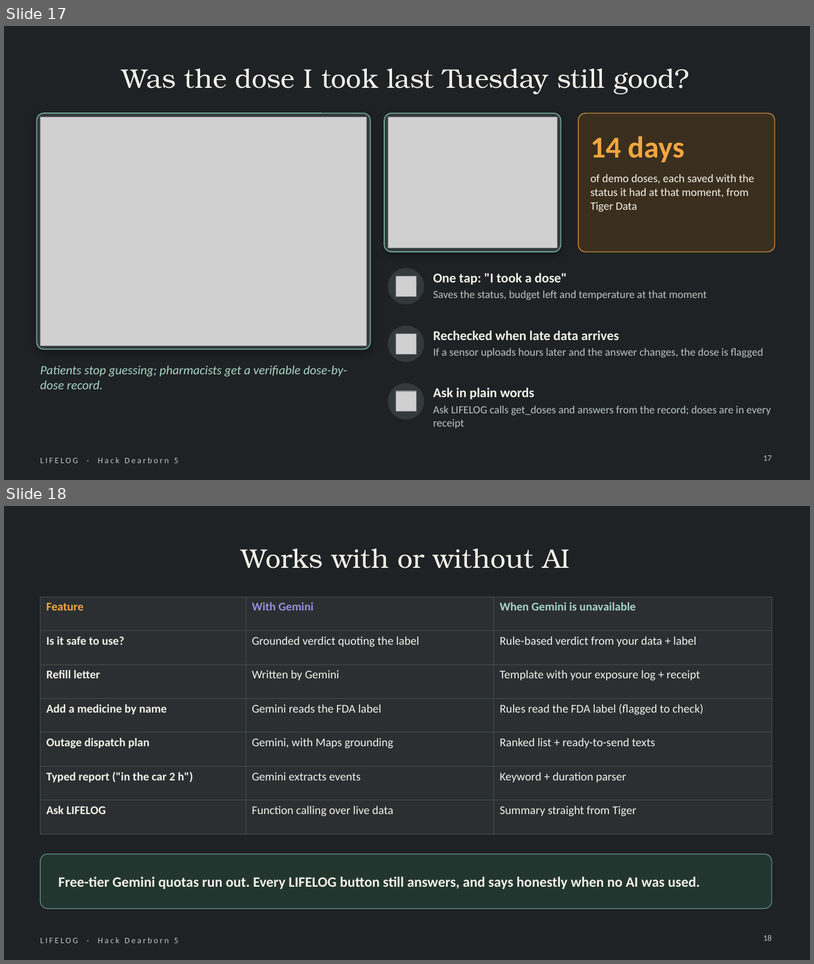
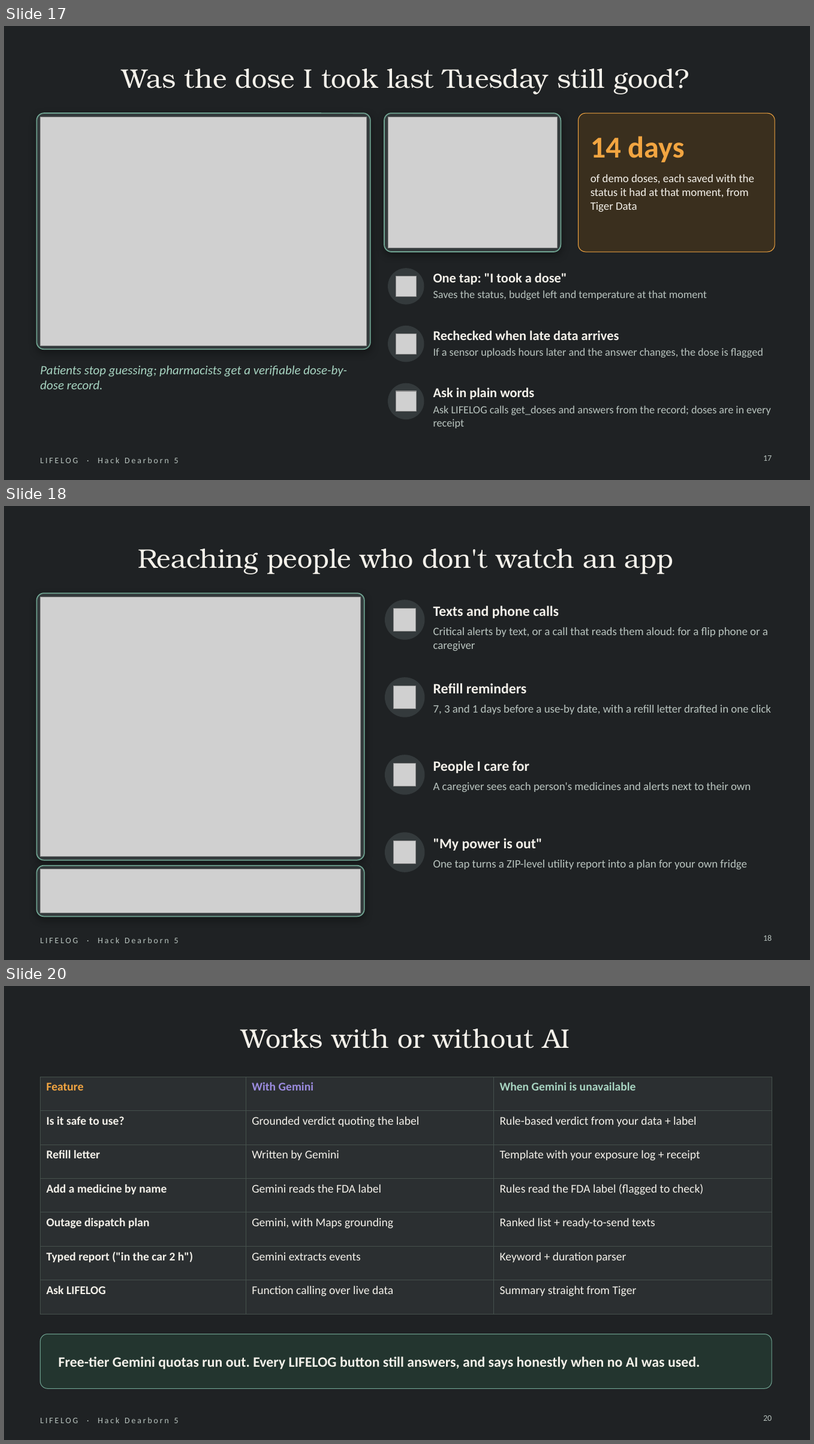
Before and after one commit to Manognya86/HackDearborn5, a slide deck: presentation/LIFELOG_HackDearborn5.pptx. Shown one above the other, each under a label of ours: slides 17 and 18 before the commit, slides 17, 18 and 20 after it; the slides between them are not shown. The pictures are 814x964 and 814x1444 pixels, drawn with LibreOffice and Linux fonts; fonts in the diff are those of the drawing; grey boxes stand for pictures. Boxes give left, top, right and bottom in pixels: in the first picture for what was removed or moved away, otherwise in the second. Text is boxed around its words. In the diff, an @@ line names an element or a change of style, - is before the commit and + after.

Commit message:
Deck: 25 slides with reaching-people and language/data-control slides, 24 medicines; fix reminders overlap and checkbox size

```diff
--- a/presentation/LIFELOG_HackDearborn5.pptx
+++ b/presentation/LIFELOG_HackDearborn5.pptx
@@ slide 18 added at [4,506,810,960], background #1F2224; not listed: 1 template element that a slide beside it also shows @@
@@ title added at [138,549,674,574], 32 pt, text #F4F1EA @@
+Reaching people who don't watch an app
@@ rounded rectangle added at [36,593,365,860], fill #343A3C, outline #6FA391 1.25 pt @@
@@ picture added at [40,597,361,856] @@
@@ ellipse added at [385,600,425,640], fill #343A3C @@
@@ picture added at [394,609,417,631] @@
@@ text added at [434,606,559,618], 17 pt, text #F4F1EA, bold @@
+Texts and phone calls
@@ text added at [434,627,768,651], 13.5 pt, text #B9C4BF @@
+Critical alerts by text, or a call that reads them aloud: for a flip phone or a caregiver
@@ ellipse added at [385,677,425,717], fill #343A3C @@
@@ text added at [434,683,527,693], 17 pt, text #F4F1EA, bold @@
+Refill reminders
@@ picture added at [394,686,417,709] @@
@@ text added at [434,705,771,714], 13.5 pt, text #B9C4BF @@
+7, 3 and 1 days before a use-by date, with a refill letter drafted in one click
@@ ellipse added at [385,754,425,795], fill #343A3C @@
@@ picture added at [394,764,417,786] @@
@@ text added at [434,760,530,773], 17 pt, text #F4F1EA, bold @@
+People I care for
@@ text added at [434,782,751,792], 13.5 pt, text #B9C4BF @@
+A caregiver sees each person's medicines and alerts next to their own
@@ ellipse added at [385,832,425,872], fill #343A3C @@
@@ picture added at [394,841,417,864] @@
@@ text added at [434,838,542,850], 17 pt, text #F4F1EA, bold @@
+"My power is out"
@@ rounded rectangle added at [36,865,365,916], fill #343A3C, outline #6FA391 1.25 pt @@
@@ text added at [434,859,747,869], 13.5 pt, text #B9C4BF @@
+One tap turns a ZIP-level utility report into a plan for your own fridge
@@ picture added at [40,869,361,913] @@
@@ page number added at [764,934,772,940], 10 pt, text #B9C4BF @@
+18
@@ what was slide 18 is now slide 20 @@
@@ page number at [764,1415,772,1420]: text changed @@
-18
+20
```
Also in this commit, not shown: 3 slides changed, 1 other slide added, 4 other files.
